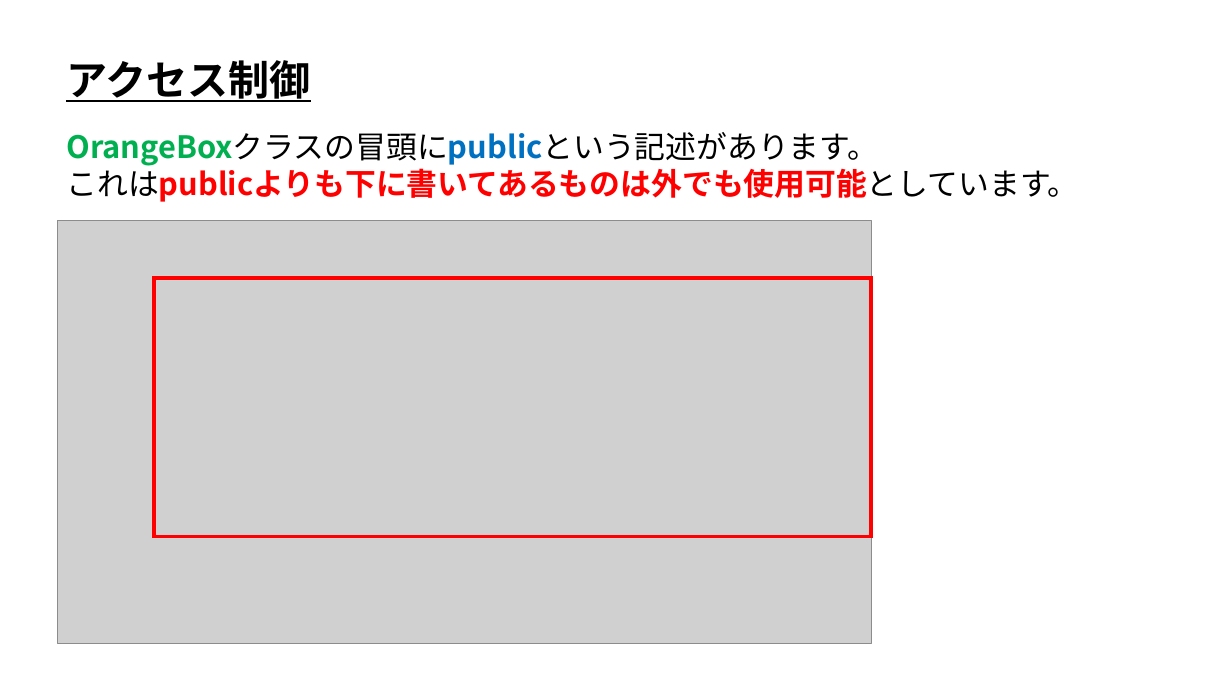
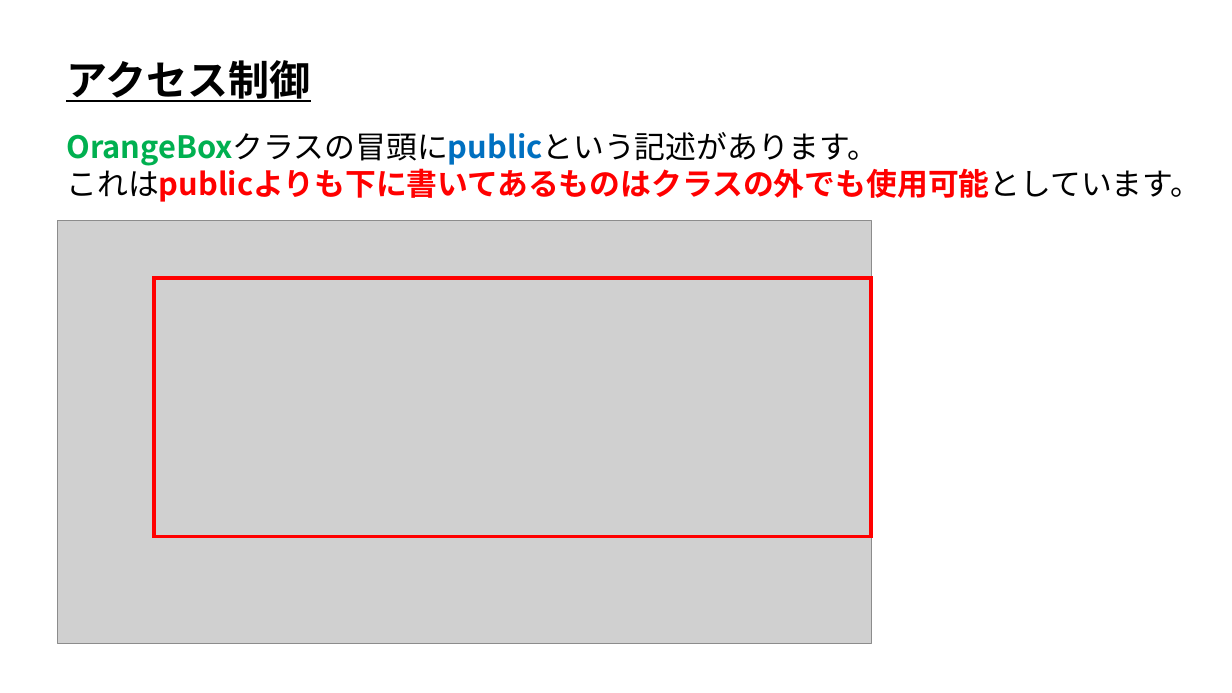
Before and after one commit to ArakiYusuke-Ohara/Textbook, a slide deck: slide 2 of ゲーム科1年/01_後期/プログラミングⅢ/02_アクセス制御.pptx. Drawn at 1232x693 pixels with LibreOffice and Linux fonts; fonts in the diff are those of the drawing; grey boxes stand for pictures. Boxes give left, top, right and bottom in pixels: in the first picture for what was removed or moved away, otherwise in the second. Text is boxed around its words. In the diff, an @@ line names an element or a change of style, - is before the commit and + after.

```diff
--- a/ゲーム科1年/01_後期/プログラミングⅢ/02_アクセス制御.pptx
+++ b/ゲーム科1年/01_後期/プログラミングⅢ/02_アクセス制御.pptx
@@ text at (66,163,1201,202): text changed @@
-これはpublicよりも下に書いてあるものは外でも使用可能としています。
+これはpublicよりも下に書いてあるものはクラスの外でも使用可能としています。
```
Also in this commit, not shown: 1 other slide changed, 4 other files.
